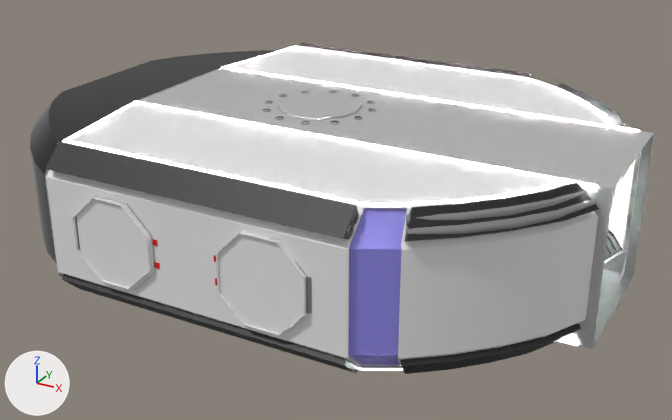
Before and after pictures for a commit that changed the FBX model Assets/LevelArt/Control_room.fbx.
The view is the same before and after, from a camera (50 mm lens) standing at (11.85, -20.63, 9.37) and looking at (0.67, -0.31, -0.79). Every picture has the same lights, and +X, +Y and +Z are marked at lower left. The older version comes first. Where no turn or scale is listed for an object, it has been applied to the vertices. Vertices at exactly the same position are counted once.

Names of what the first picture shows: 'CapsulesDoors', 'CapsulesDoors.001', 'CentralEnergyPillar', 'Control_Room_BlueLights', 'Control_Room_Lights', 'SalledeControle.001'.
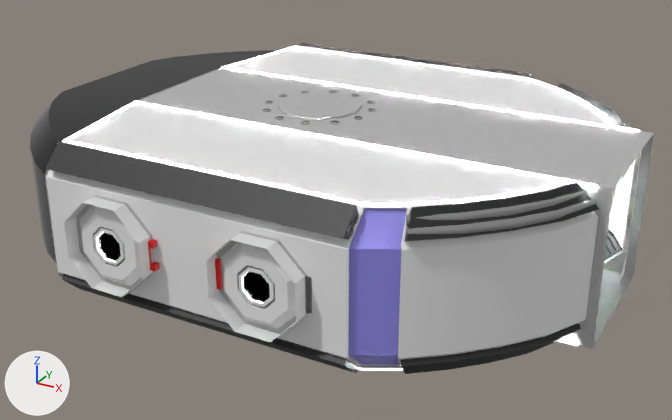
Boxes (x1, y1, x2, y2) around the edits, measured in the pictures (672 x 420 px; the box of a moved part takes in the faces that stretch with it):
'CapsulesDoors.001', reshaped
    before: (213, 233, 312, 334)
    after: (215, 231, 312, 334)
'CapsulesDoors', reshaped
    before: (74, 195, 160, 290)
    after: (76, 195, 160, 290)
part 1 of me_cylinder_004, added
    after: (242, 276, 263, 303)
part 2 of me_cylinder_001, added
    after: (215, 258, 223, 290)
part 3 of me_cylinder_001, added
    after: (217, 231, 307, 334)
part 4 of me_cylinder_001, added
    after: (243, 271, 270, 302)
part 5 of me_cylinder_001, built on
    before: (218, 233, 307, 334)
    after: (305, 276, 312, 313)
part 6 of me_cylinder_016, added
    after: (148, 239, 160, 271)
part 7 of me_cylinder_016, added
    after: (76, 195, 155, 290)
part 8 of me_cylinder_016, built on
    before: (76, 196, 153, 290)
    after: (98, 232, 121, 261)
part 9 of me_cylinder_003, added
    after: (96, 232, 115, 262)
part 10 of me_cube_018, moved or reshaped
    before: (46, 177, 307, 335)
    after: (46, 177, 305, 342)

Diff of the bpy script that builds the scene:
```diff
--- a/Assets/LevelArt/Control_room.fbx.py
+++ b/Assets/LevelArt/Control_room.fbx.py
@@ me_cylinder_001 @@
-me_cylinder_001.from_pydata(...)  # 144 vertices, 122 faces; spans x -2.37..0.09, y -0.09..0.29, z -1.11..1.09
+me_cylinder_001.from_pydata(...)  # 300 vertices, 258 faces; spans x -2.37..0.09, y -0.29..0.29, z -1.11..1.09
+# me_cylinder_001 part 2: the loose piece of 40 vertices spanning x -2.37..-2.12, y -0.05..0.19, z -0.38..0.34 is copied, and the copy is mirrored in y about the mesh origin; it spans x -2.37..-2.12, y -0.19..0.05, z -0.38..0.34
+# me_cylinder_001 part 3: a new loose piece of 72 vertices spanning x -2.23..-0.03, y -0.29..0.0, z -1.11..1.09
+# me_cylinder_001 part 4: a new loose piece of 24 vertices spanning x -1.48..-0.78, y -0.29..0.0, z -0.36..0.34
+# me_cylinder_001 part 5: 8 vertices moved from x -2.23..-0.03, y -0.09, z -1.11..1.09 to x -2.23..-0.03, y 0.0, z -1.11..1.09; 20 vertices added at x -1.48..0.07, y -0.09..0.09, z -0.41..0.41
 me_cylinder_001.materials.append(mat_material1)
@@ me_cylinder_016 @@
-me_cylinder_016.from_pydata(...)  # 144 vertices, 122 faces; spans x -0.09..2.37, y -0.09..0.29, z -1.11..1.09
+me_cylinder_016.from_pydata(...)  # 292 vertices, 258 faces; spans x -0.09..2.37, y -0.29..0.29, z -1.11..1.09
+# me_cylinder_016 part 6: the loose piece of 40 vertices spanning x 2.12..2.37, y -0.05..0.19, z -0.38..0.34 is copied, and the copy is mirrored in y about the mesh origin; it spans x 2.12..2.37, y -0.19..0.05, z -0.38..0.34
+# me_cylinder_016 part 7: a new loose piece of 72 vertices spanning x 0.03..2.23, y -0.29..0.0, z -1.11..1.09
+# me_cylinder_016 part 8: 8 vertices moved from x 0.03..2.23, y -0.09, z -1.11..1.09 to x 0.03..2.23, y 0.0, z -1.11..1.09; 36 vertices added at x -0.07..1.48, y -0.29..0.09, z -0.41..0.42
 me_cylinder_016.materials.append(mat_material1)
@@ me_cylinder_004 @@
-me_cylinder_004.from_pydata(...)  # 16 vertices, 8 faces; spans x -1.476..-0.783, y 0.237..0.289, z -0.356..0.337
+me_cylinder_004.from_pydata(...)  # 32 vertices, 16 faces; spans x -1.476..-0.783, y -0.289..0.289, z -0.356..0.337
+# me_cylinder_004 part 1: the loose piece of 16 vertices spanning x -1.476..-0.783, y 0.237..0.289, z -0.356..0.337 is copied, and the copy is mirrored in y about the mesh origin; it spans x -1.476..-0.783, y -0.289..-0.237, z -0.356..0.337
 me_cylinder_004.materials.append(mat_light)
@@ me_cylinder_003 @@
-me_cylinder_003.from_pydata(...)  # 16 vertices, 8 faces; spans x 0.783..1.476, y 0.237..0.289, z -0.356..0.337
+me_cylinder_003.from_pydata(...)  # 32 vertices, 16 faces; spans x 0.783..1.476, y -0.289..0.289, z -0.356..0.337
+# me_cylinder_003 part 9: the loose piece of 16 vertices spanning x 0.783..1.476, y 0.237..0.289, z -0.356..0.337 is copied, and the copy is mirrored in y about the mesh origin; it spans x 0.783..1.476, y -0.289..-0.237, z -0.356..0.337
 me_cylinder_003.materials.append(mat_light)
@@ me_cube_018 @@
-me_cube_018.from_pydata(...)  # 1097 vertices, 968 faces; spans x -7.9..8.2, y -6.1..6.1, z -2.0..2.0
+me_cube_018.from_pydata(...)  # 1097 vertices, 968 faces; spans x -7.9..8.2, y -6.5..6.1, z -2.0..2.0
+# me_cube_018 part 10: 20 of the vertices in x -3.2..3.1, y -6.1..-6.0, z -1.1..1.1 are scaled about their middle by (0.986, 3.71, 1.02), then moved by (0.0, -0.2, 0.0)
 me_cube_018.materials.append(mat_material1)
```
